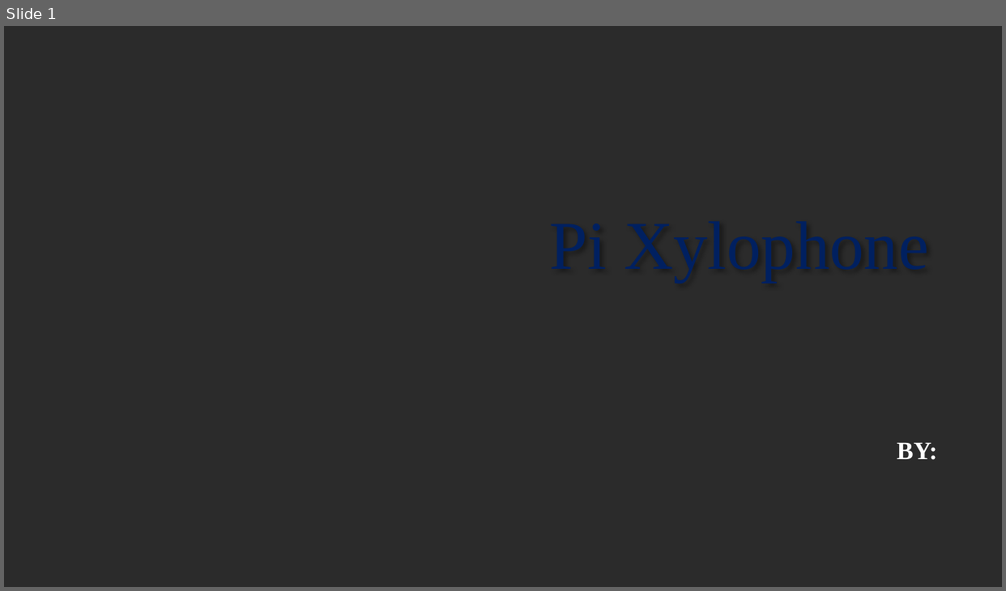
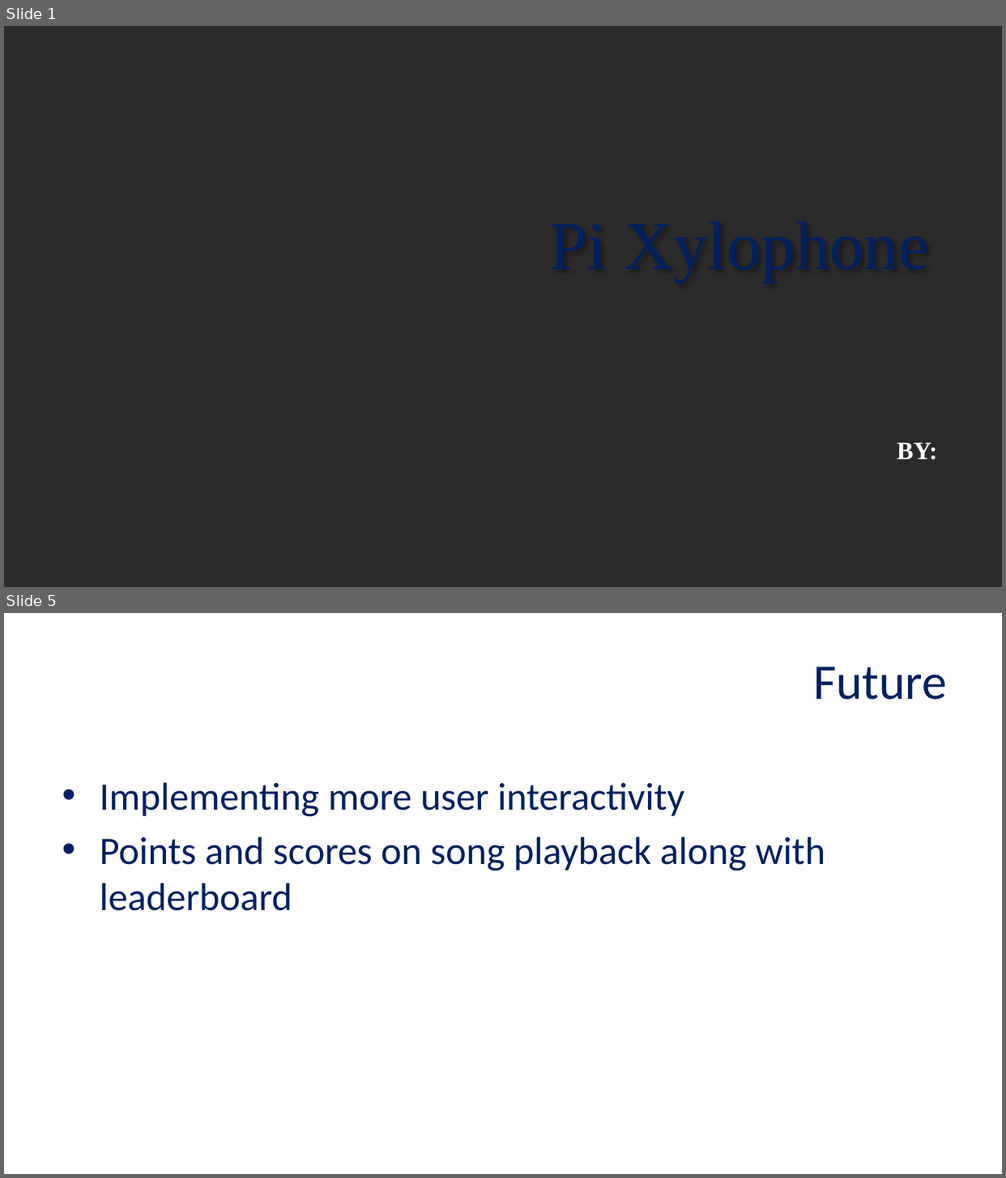
Before and after one commit to Final-Pi-Project-132/The-Final-Pi-project, a slide deck: Pi Project Presentation.pptx. Shown one above the other, each under a label of ours: slide 1 before the commit, slides 1 and 5 after it; the slides between them are not shown. The pictures are 1006x591 and 1006x1178 pixels, drawn with LibreOffice and Linux fonts; fonts in the diff are those of the drawing; background and template pictures are left out; a plain dark background stands for a picture behind light text. Boxes give left, top, right and bottom in pixels: in the first picture for what was removed or moved away, otherwise in the second. Text is boxed around its words. In the diff, an @@ line names an element or a change of style, - is before the commit and + after.

Commit message:
presentation

```diff
--- a/Pi Project Presentation.pptx
+++ b/Pi Project Presentation.pptx
@@ slide 5 added at (4,613,1002,1174), background picture (left out) @@
@@ title added at (813,666,947,700), 48 pt, text #002060 @@
+Future
@@ text added at (100,782,825,911), 37.3 pt, text #002060 @@
+• Implementing more user interactivity
+• Points and scores on song playback along with leaderboard
```
Also in this commit, not shown: 2 slides changed, 1 other slide added, 1 slide removed.
